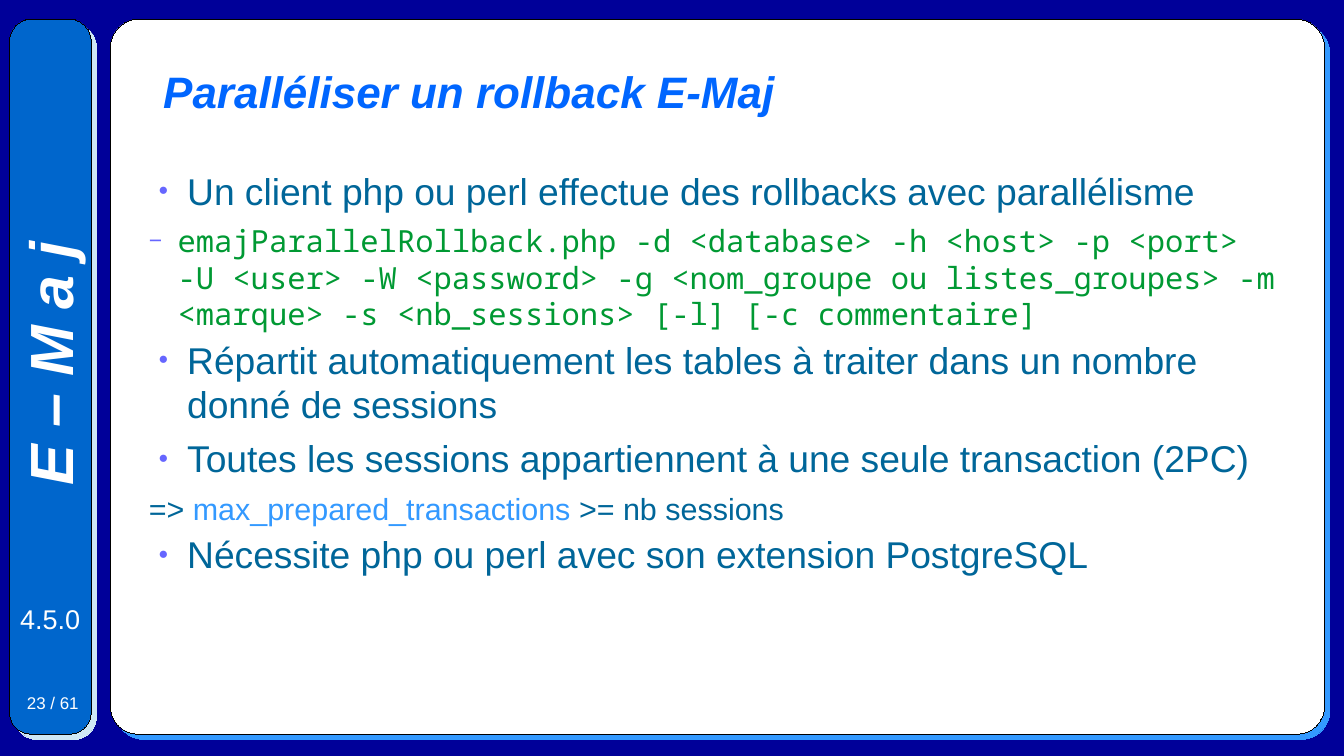
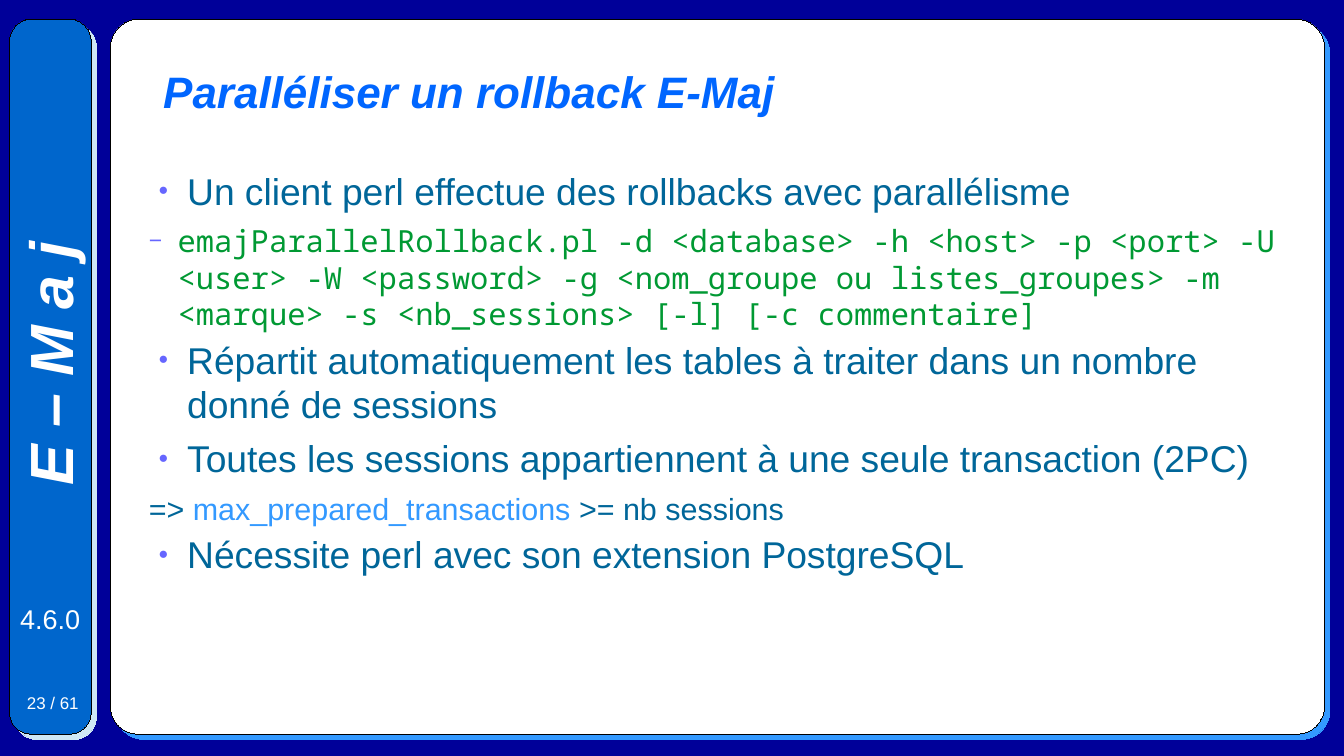
Before and after one commit to beaud76/emaj_doc, a slide deck: slide 23 of Emaj.devel_pres_fr.odp. Drawn at 1344x756 pixels with LibreOffice and Linux fonts; fonts in the diff are those of the drawing. Boxes give left, top, right and bottom in pixels: in the first picture for what was removed or moved away, otherwise in the second. Text is boxed around its words. In the diff, an @@ line names an element or a change of style, - is before the commit and + after.

```diff
--- a/Emaj.devel_pres_fr.odp
+++ b/Emaj.devel_pres_fr.odp
@@ text at (x1=178, y1=177, x2=1275, y2=333): text changed @@
-● Un client php ou perl effectue des rollbacks avec parallélisme
-  − emajParallelRollback.php -d <database> -h <host> -p <port> -U <user> -W <password> -g <nom_groupe ou listes_groupes> -m <marque> -s <nb_sessions> [-l] [-c commentaire]
+● Un client perl effectue des rollbacks avec parallélisme
+  − emajParallelRollback.pl -d <database> -h <host> -p <port> -U <user> -W <password> -g <nom_groupe ou listes_groupes> -m <marque> -s <nb_sessions> [-l] [-c commentaire]
@@ text at (x1=187, y1=540, x2=965, y2=576): text changed @@
-● Nécessite php ou perl avec son extension PostgreSQL
+● Nécessite perl avec son extension PostgreSQL
@@ text at (x1=20, y1=610, x2=80, y2=630): text changed @@
-4.5.0
+4.6.0
```
Also in this commit, not shown: 59 other slides changed, 34 other files.
